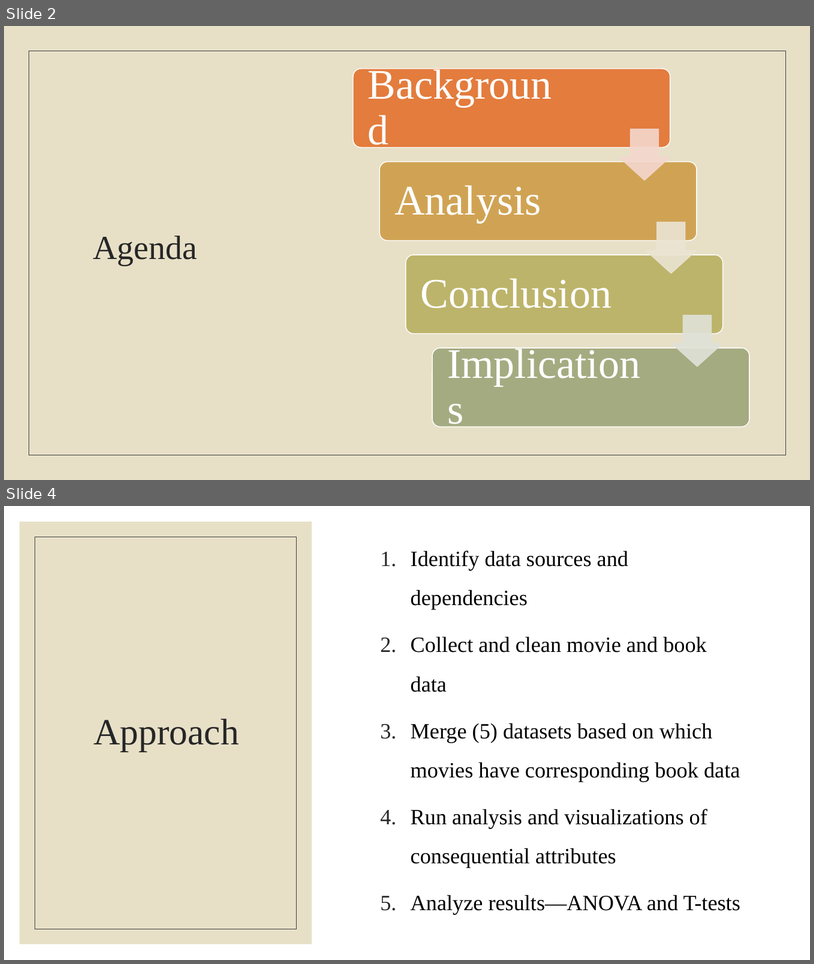
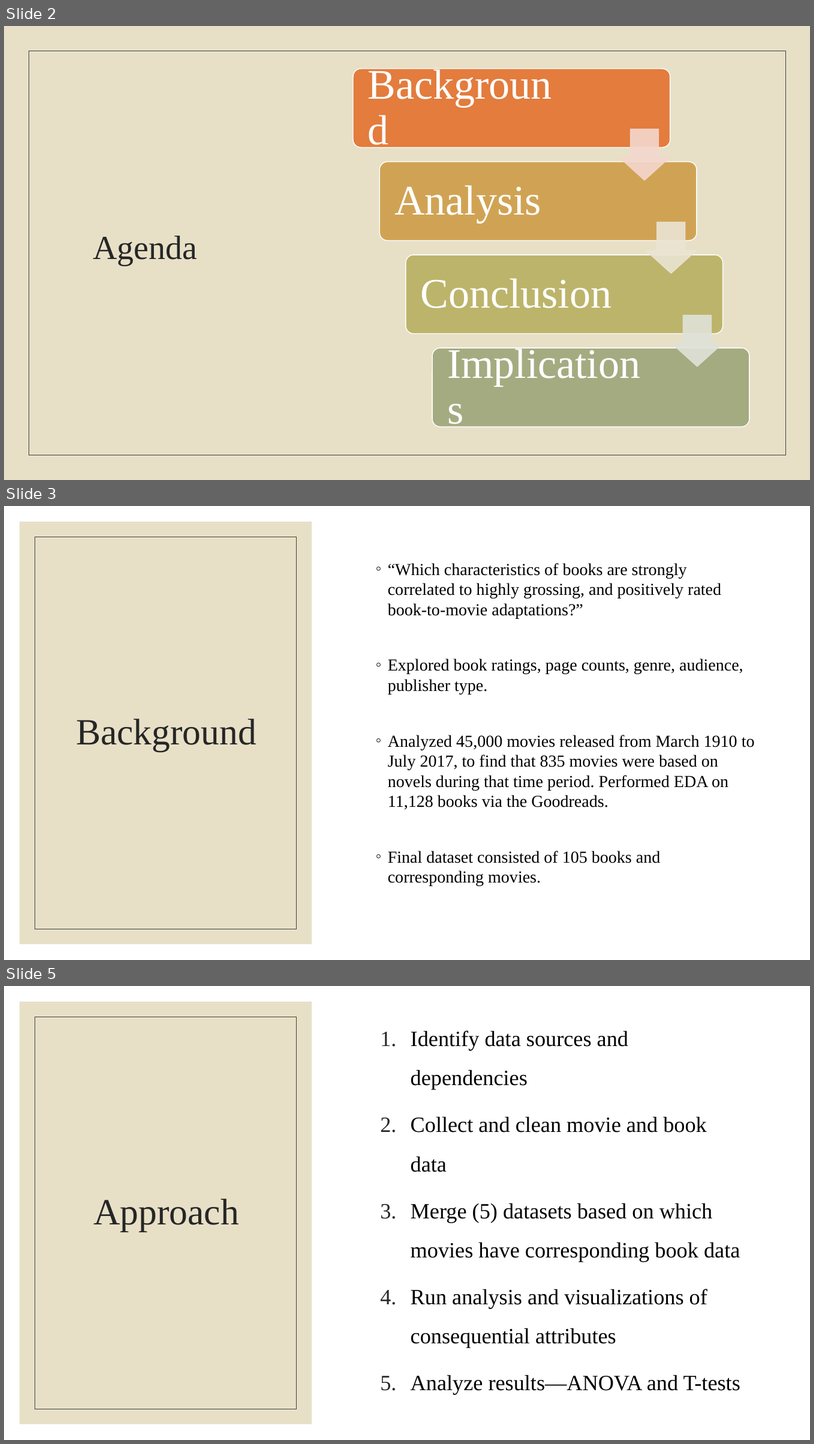
Before and after one commit to laurenemilyto/film_adapatation_success, a slide deck: Steg_pres.pptx. Shown one above the other, each under a label of ours: slides 2 and 4 before the commit, slides 2, 3 and 5 after it; the slides between them are not shown. The pictures are 814x964 and 814x1444 pixels, drawn with LibreOffice and Linux fonts; fonts in the diff are those of the drawing. Boxes give left, top, right and bottom in pixels: in the first picture for what was removed or moved away, otherwise in the second. Text is boxed around its words. In the diff, an @@ line names an element or a change of style, - is before the commit and + after.

```diff
--- a/Steg_pres.pptx
+++ b/Steg_pres.pptx
@@ slide 3 added at <box>4,506,810,960</box>, background #FFFFFF @@
@@ rectangle added at <box>4,506,810,960</box>, fill #FFFFFF @@
@@ rectangle added at <box>20,522,312,944</box>, fill #E7E0C7 @@
@@ rectangle added at <box>35,537,297,929</box>, outline #404040 0.5 pt @@
@@ text added at <box>388,563,755,886</box>, 20 pt, text #000000 @@
+◦ “Which characteristics of books are strongly correlated to highly grossing, and positively rated book-to-movie adaptations?”
+◦ Explored book ratings, page counts, genre, audience, publisher type.
+◦ Analyzed 45,000 movies released from March 1910 to July 2017, to find that 835 movies were based on novels during that time period. Performed EDA on 11,128 books via the Goodreads.
+◦ Final dataset consisted of 105 books and corresponding movies.
@@ title added at <box>76,718,257,751</box>, 44 pt, text #262626 @@
+Background
@@ what was slide 4 is now slide 5 @@
```
Also in this commit, not shown: 1 slide changed, 1 other slide added, 1 slide removed.
